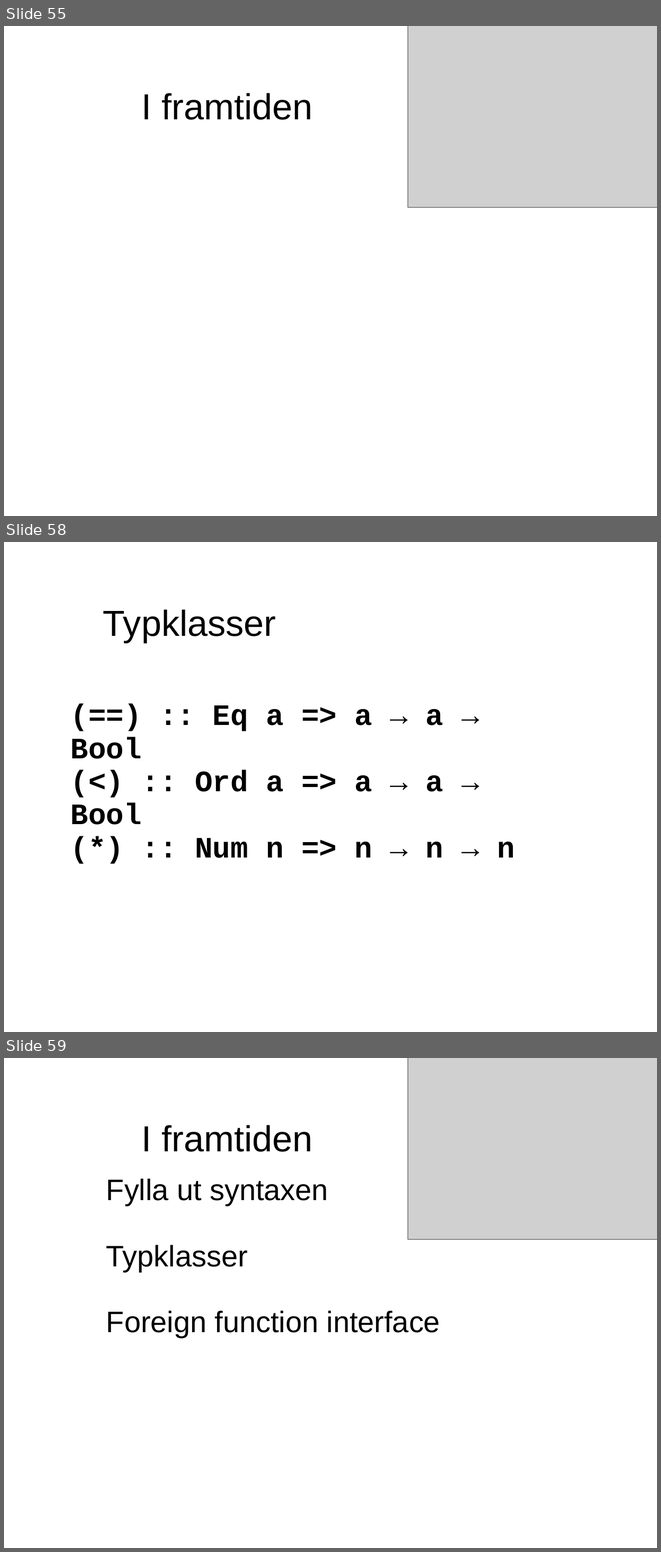
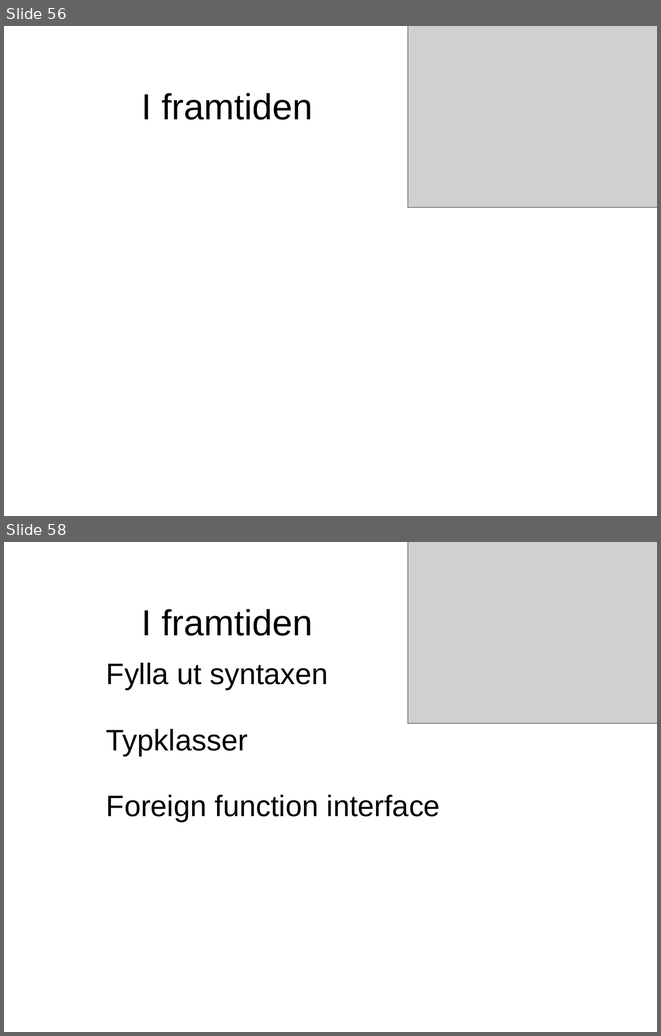
Before and after one commit to evilcandybag/JSHC, a slide deck: report/presentation.ppt. Shown one above the other, each under a label of ours: slides 55, 58 and 59 before the commit, slides 56 and 58 after it; the slides between them are not shown. The pictures are 661x1552 and 661x1036 pixels, drawn with LibreOffice and Linux fonts; fonts in the diff are those of the drawing; grey boxes stand for pictures. Boxes give left, top, right and bottom in pixels: in the first picture for what was removed or moved away, otherwise in the second. Text is boxed around its words. In the diff, an @@ line names an element or a change of style, - is before the commit and + after.

```diff
--- a/report/presentation.ppt
+++ b/report/presentation.ppt
@@ slide 58 removed at [4,542,657,1032], background #FFFFFF @@
@@ text removed at [103,609,276,642] @@
-Typklasser
@@ text removed at [70,705,515,858] @@
-(==) :: Eq a => a → a → Bool
-(<) :: Ord a => a → a → Bool
-(*) :: Num n => n → n → n
@@ what was slide 55 is now slide 56 @@
@@ what was slide 59 is now slide 58 @@
```
Also in this commit, not shown: 12 slides changed, 4 slides added, 3 other slides removed, 1 other file.
